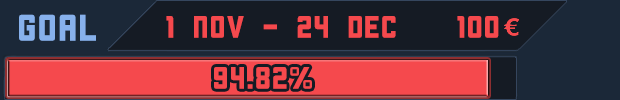
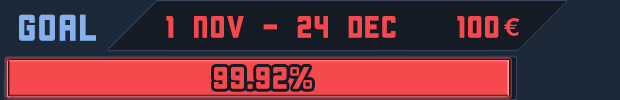
Two versions of the same layered image (620 × 100). Layer-by-layer changes:
renamed "94.82%" to "99.92%", painted on it over box(229, 67, 270, 89)
hid "Layer 8 copy", moved it above "Layer 8 copy 3" over box(229, 60, 488, 96)
renamed "Layer 8 copy 2" to "Layer 8 copy 3", showed it, painted on it over box(229, 60, 509, 96)
